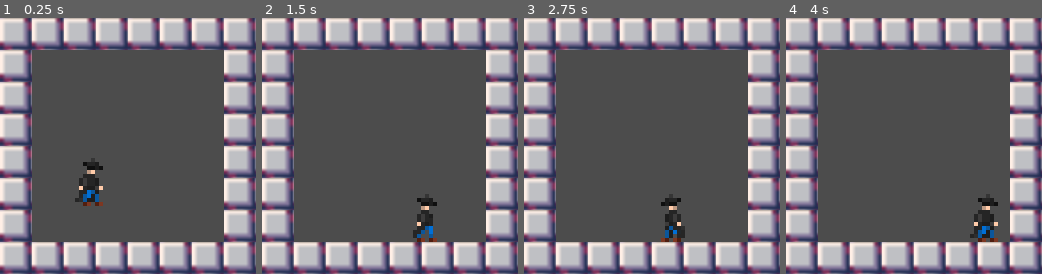
Above: before the commit, frames 1-4 (left to right).
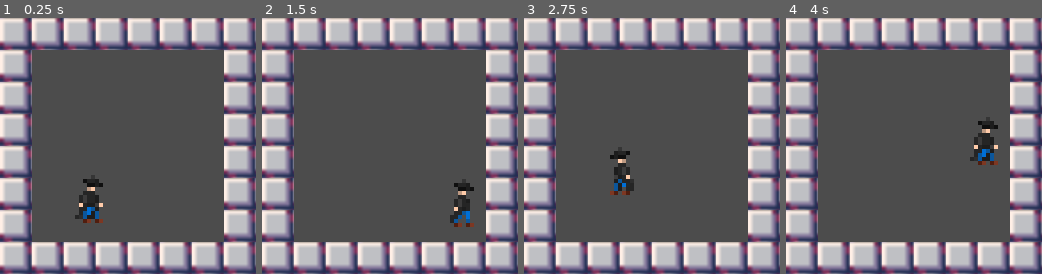
Above: after the commit, the same moments.

Repository: RegressionWorks/lowrezjam19entry
Game: Godot game, scene res://scenes/stage/Stage.tscn
The game is run twice, just before and just after one commit, with the same random seed, the same clock (stepped at 60 frames per second) and the same inputs.
Inputs:
- Up to frame 1 (0.25 s): no input
- Up to frame 2 (1.5 s): hold Up (jump, bound only after the commit) 0.53-1.28 s; hold Right (ui_right) from 0.53 s (still down); tap Up (jump, bound only after the commit) at 1.35 s
- Up to frame 3 (2.75 s): tap Up (jump, bound only after the commit) at 1.52, 1.82 s; release Right (ui_right) at 2.03 s; hold Left (ui_left) from 2.03 s (still down); hold Up (jump, bound only after the commit) from 2.03 s (still down)
- Up to frame 4 (4 s): release Left (ui_left) at 2.78 s; release Up (jump, bound only after the commit) at 2.78 s; hold Right (ui_right) from 2.78 s (still down); tap Up (jump, bound only after the commit) at 2.85, 3.02, 3.32 s; hold Up (jump, bound only after the commit) from 3.53 s (still down)

The runs differ from the first frame. In frame 1, 1.4% of the frame differs, in the area x 29-41%, y 56-81%; in frame 2, 1.8%; in frame 3, 1.9%; in frame 4, 2.2%, in the area x 71-83%, y 40-88%.

Commit message:
Add jumping

Diff:
--- a/project/project.godot
+++ b/project/project.godot
@@ -40,6 +40,11 @@
 "events": [ Object(InputEventKey,"resource_local_to_scene":false,"resource_name":"","device":0,"alt":false,"shift":false,"control":false,"meta":false,"command":false,"pressed":false,"scancode":81,"unicode":0,"echo":false,"script":null)
  ]
 }
+jump={
+"deadzone": 0.5,
+"events": [ Object(InputEventKey,"resource_local_to_scene":false,"resource_name":"","device":0,"alt":false,"shift":false,"control":false,"meta":false,"command":false,"pressed":false,"scancode":16777232,"unicode":0,"echo":false,"script":null)
+ ]
+}
 
 [rendering]
 
--- a/project/scenes/player/Player.gd
+++ b/project/scenes/player/Player.gd
@@ -1,16 +1,19 @@
 extends KinematicBody2D
 class_name Player
 
-const ACC = 4
-const SPEED = 20
+const ACC = 8
+const SPEED = 40
 const FRIC = 1
-const GRAV = 30
+const GRAV = 160
+
+const JUMP_SPEED = 80
 
 var motion = Vector2()
 
 func _physics_process(delta: float) -> void:
 	handle_gravity(delta)
-	move_and_slide(motion)
+	move_and_slide(motion, Vector2(0, -1))
+	handle_jump()
 	movement_logic()
 	#air_logic()
 	sprite_dir()
@@ -23,17 +26,17 @@
 	else:
 		motion.x = lerp(motion.x, 0, FRIC)
 
-func air_logic():
+func handle_gravity(delta: float):
+	motion.y += delta * GRAV
+
+func handle_jump():
 	if !is_on_floor():
-		motion.y = GRAV
-	else:
-		motion.y = 0
+		return
+	if Input.is_action_pressed("jump"):
+		motion.y = -JUMP_SPEED
 
 func sprite_dir():
 	if motion.x > 0:
 		$Sprite.flip_h = false
 	if motion.x < 0:
 		$Sprite.flip_h = true
-
-func handle_gravity(delta: float):
-	motion.y += delta * GRAV
